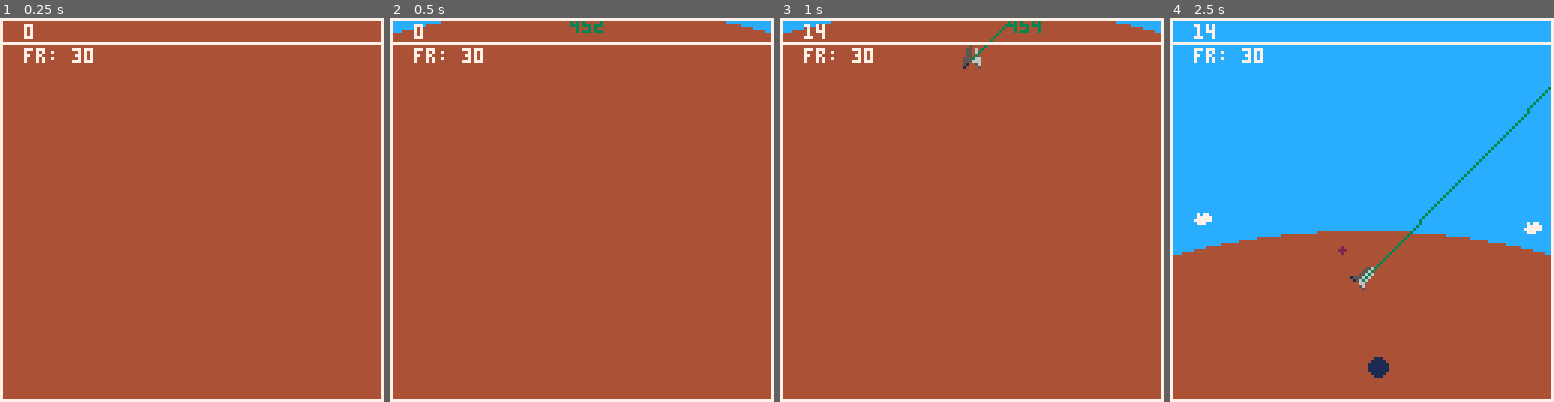
Above: before the commit, frames 1-4 (left to right).
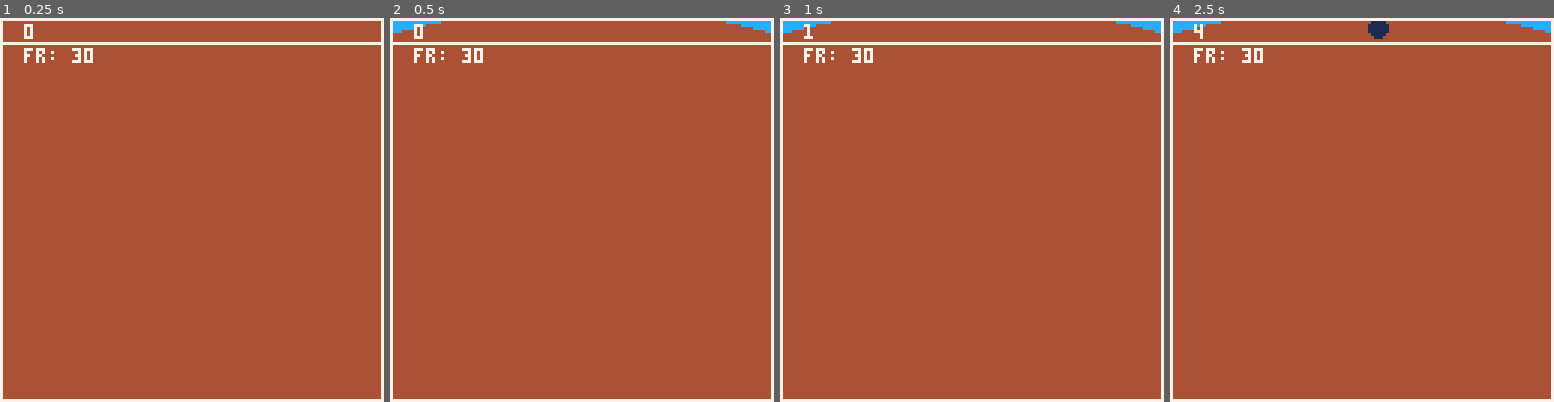
Above: after the commit, the same moments.

Repository: sabajt/GGJ_2019
Game: PICO-8 cartridge home.p8
Two runs of this game, one before a commit and one after it. Both use one fixed random seed, a clock stepped at 60 frames per second and the inputs below.
Inputs:
- Up to frame 1 (0.25 s): no input
- Up to frame 2 (0.5 s): tap X (X key) at 0.33 s
- Up to frame 3 (1 s): no input
- Up to frame 4 (2.5 s): tap X (X key) at 1.07, 1.85 s; hold Right 1.6-2.1 s; hold Up 2.15-2.42 s; hold Right from 2.47 s (still down)

Frame 1 is identical in both runs. In frame 2, 0.1% of the frame differs, in the area x 46-56%, y 0-4%; in frame 3, 0.4%; in frame 4, 55%, in the area x 0-100%, y 0-94%.

Commit message:
batch collision, cleanup

Diff:
--- a/home.p8
+++ b/home.p8
@@ -6,7 +6,7 @@
 influence_multiplier = 8
 swing = 0
 fps = 30
-music(0)
+-- music(0)
 
 -- inits
 function _init()
@@ -27,18 +27,6 @@
     ship = new_ship(get_start_pos(level))
     stars = new_stars()
     homeclouds = new_clouds(start_planet().pos)
-    -- farclouds = new_clouds(get_planets(level)[2].pos)
-    init_mines()
-end
-
-function init_mines()
-    mines = {}
-    for f in all(get_mine_fields(level)) do
-        for m in all(new_mines(f)) do
-            add(mines, m)
-        end
-    end
-
 end
 
 function init_putt()
@@ -189,10 +177,12 @@
     }
 end
 
-function new_mine_field(x, y, field_rad)
+function new_mine_field(x, y, rad)
+    local pos = makevec(x, y)
     return {
-        pos = makevec(x, y),
-        rad = field_rad
+        pos = pos,
+        rad = rad,
+        mines = new_mines(pos, rad)
     }
 end
 
@@ -297,15 +287,13 @@
     return tab
 end
 
-function new_mines(mine_field)
-    local rad = mine_field.rad
-    local center = mine_field.pos
-    local mine_table = {}
+function new_mines(center, rad)
+    local mines = {}
     for i = 1, 50, 1 do
         local pos = rnd_circ_vec(center, rad)
-        add(mine_table, {sprite = 18, pos = pos})
-    end
-    return mine_table
+        add(mines, {sprite = 18, pos = pos, rad = 8, hit = false})
+    end
+    return mines
 end
 
 -- updates
@@ -395,8 +383,22 @@
             stopped = true
         elseif circcollide(ship.pos.x, ship.pos.y, ship.rad, p.pos.x, p.pos.y, get_planet_foi(p)) then
             -- in planet grav field
-            ship.acl = addvec(ship.acl, gravity(p, ship))
+            -- ship.acl = addvec(ship.acl, gravity(p, ship))
             ship_in_grav_field = true
+        end
+    end
+
+    local i = 1
+    for f in all(get_mine_fields(level)) do
+        local d = dist(ship.pos, f.pos) - f.rad
+        if d < 20 then
+            for m in all(f.mines) do
+                if circcollide(ship.pos.x, ship.pos.y, ship.rad, m.pos.x + 8, m.pos.y + 8, m.rad) then
+                    m.hit = true
+                else
+                    m.hit = false
+                end
+            end
         end
     end
 
@@ -405,22 +407,14 @@
     end
 end
 
-function rndtab(tab)
-    return tab[ceil(rnd(1)*#tab)]
-end
-
 -- todo: don't be silly
 function update_putt_fly_2()
 
     if btn(5) then
         if btn(3) then -- slow
-            -- local slow = polarvec(inv_angle(get_ship_rot()), 1)
-            -- ship.acl = addvec(ship.acl, slow)
             ship.vel = scalevec(ship.vel, 0.8)
         else
-            if btn(2) then -- fast
-                -- go fast
-            end
+            -- if (btn(2)) -- fast?
 
             ship.emitter.active = true
             ship.acl = addvec(ship.acl, boostvec())
@@ -614,30 +608,8 @@
             if planet_dist(i) > 8 then
                 circfill(contact.x, contact.y, 2, 3)
             end
-        else -- display surface distance
+        else -- guide line to planets
             line(contact.x, contact.y, ship.pos.x, ship.pos.y, p.col)
-
-            local text = "" .. p.huddist
-
-            -- local x = clamp(contact.x, cam.pos.x + 2, cam.pos.x + 129 - (2 + #text * 4))
-            -- local y = clamp(contact.y, hud_bottom + 2, cam.pos.y + 121)
-
-            local v1 = ship.pos
-            local v2 = addvec(ship.pos, dir)
-            local tl, tr, br, bl = cam_box()
-            local x, y
-            debuglog("")
-            debuglog("start loop")
-            for seg in all({{a = tl, b = tr}, {a = tr, b = br}, {a = br, b = bl}, {a = bl, b = tl}}) do
-                local xint, yint = line_intersect(v1, v2, seg.a, seg.b)
-                if (xint != nil and yint != nil) and ((x == nil and y == nil) or (xint < x and yint < y)) then
-                    x, y = xint, yint
-                end
-                -- debuglog("v1 = " .. v1.x .. ", " .. v1.y .. ", v2 = " .. v2.x .. ", " .. v2.y .. ", seg a = " .. seg.a.x .. ", " .. seg.a.y .. ", seg b = " .. seg.b.x .. ", " .. seg.b.y .. ", xint = " .. xint .. ", yint = " .. yint .. ", x = " .. x .. ", y = " .. y)
-            end
-
-            print(text, x, y, p.col)
-            debuglog("")
         end
         i += 1
     end
@@ -645,41 +617,6 @@
 
 function cam_box() -- top-left, top-right, bottom-right, bottom-left
     return cam.pos, addvec(cam.pos, makevec(128, 0)), addvec(cam.pos, makevec(128, 128)), addvec(cam.pos, makevec(0, 128))
-end
-
-function slope(v1, v2)
-    return (v2.y - v1.y) / (v2.x - v1.x)
-end
-
-function y_intercept(v1, v2)
-    return v1.y - slope(v1, v2) * v1.x
-end
-
-function line_intersect_slopeform(v1, v2, w1, w2)
-    local mv = slope(v1, v2)
-    local bv = y_intercept(v1, v2)
-    local mw = slope(w1, w2)
-    local bw = y_intercept(w1, w2)
-
-    --[[
-        y = mv * x + bv
-        -mv * x + y = bv
-        -mv * x + (mw * x + bw) = bv
-        x + (mw * x + bw) / -mv = bv / -mv
-        x + (mw * x / -mv) + (bw / -mv) = bv / -mv
-        x + (mw * x / -mv) = (bv / -mv) - (bw / -mv)
-        -mv * x + mw * x = -mv * ((bv / -mv) - (bw / -mv))
-        (-mv + mw) * x = -mv * ((bv / -mv) - (bw / -mv))
-        (-mv + mw) * x = bv - bw
-        x = (bv - bw) / (mw - mv)
-    ]]
-
-    local x = (bv - bw) / (mw - mv)
-
-    debuglog("")
-    debuglog("line_intersect_slopeform")
-    debuglog("x = " .. x)
-    debuglog("")
 end
 
 function line_intersect(v1, v2, w1, w2)
@@ -750,8 +686,11 @@
     end
 
     --mines
-    for m in all(mines) do
-        spr(33, m.pos.x, m.pos.y, 2, 2)
+    for f in all(get_mine_fields(level)) do
+        for m in all(f.mines) do
+            spr(33, m.pos.x, m.pos.y, 2, 2)
+            if (m.hit) circfill(m.pos.x + 8, m.pos.y + 8, m.rad, 10)
+        end
     end
 
     -- particles
@@ -986,6 +925,10 @@
 end
 
 -- other
+
+function rndtab(tab)
+    return tab[ceil(rnd(1)*#tab)]
+end
 
 function lerp(val1, val2, t)
     local diff = val2 - val1
Not shown, changed: the music (__music__) section of home.p8
Not shown, changed: the sound effects (__sfx__) section of home.p8
